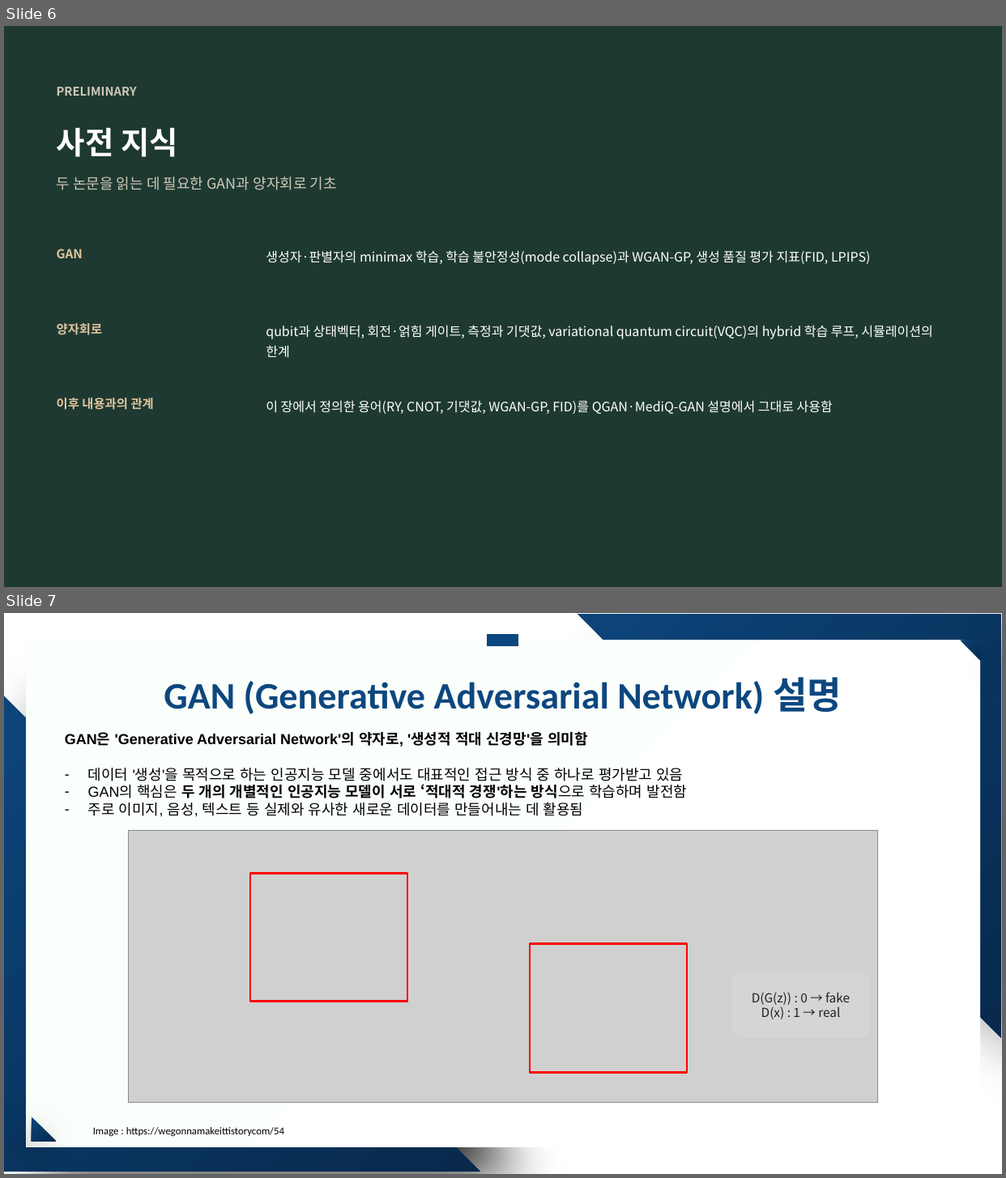
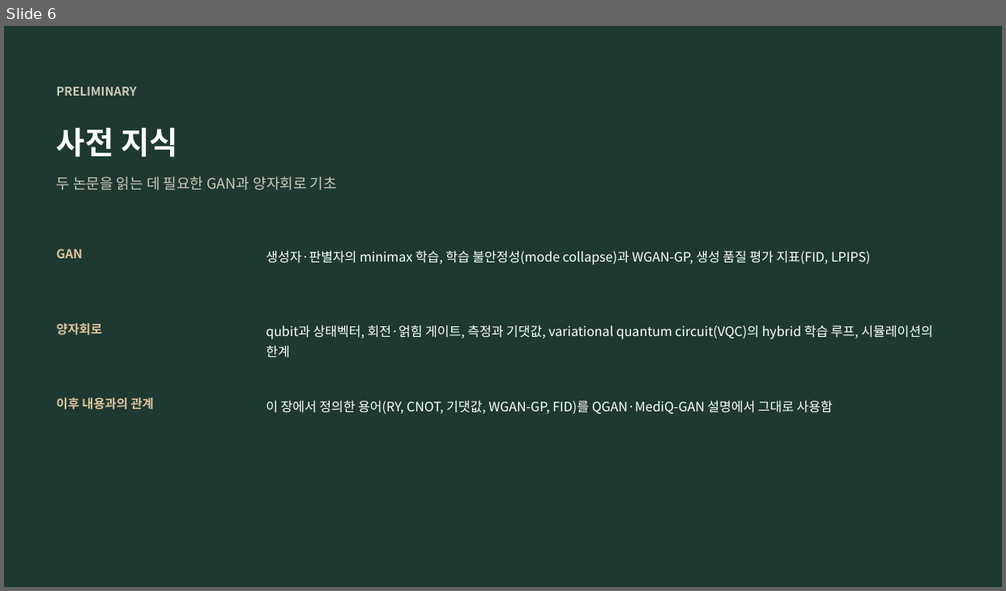
Before and after one commit to hyunhp/skin_disease_qml, a slide deck: practice/day1_slides/day1_theory_slides.pptx. Shown one above the other, each under a label of ours: slides 6 and 7 before the commit, slide 6 after it. The pictures are 1006x1178 and 1006x591 pixels, drawn with LibreOffice and Linux fonts; fonts in the diff are those of the drawing; grey boxes stand for pictures. Boxes give left, top, right and bottom in pixels: in the first picture for what was removed or moved away, otherwise in the second. Text is boxed around its words. In the diff, an @@ line names an element or a change of style, - is before the commit and + after.

```diff
--- a/practice/day1_slides/day1_theory_slides.pptx
+++ b/practice/day1_slides/day1_theory_slides.pptx
@@ slide 7 removed at (4, 613, 1002, 1174), background #FFFFFF @@
@@ triangle removed at (577, 614, 1001, 1037) @@
@@ rounded rectangle removed at (26, 640, 980, 1148) @@
@@ line removed from (488, 640) to (519, 640) @@
@@ triangle removed at (960, 640, 980, 660) @@
@@ title removed at (57, 671, 948, 717) @@
-GAN (Generative Adversarial Network) 설명
@@ triangle removed at (4, 696, 480, 1172) @@
@@ text removed at (65, 732, 687, 817) @@
-GAN은 'Generative Adversarial Network'의 약자로, '생성적 적대 신경망'을 의미함
-– 데이터 '생성'을 목적으로 하는 인공지능 모델 중에서도 대표적인 접근 방식 중 하나로 평가받고 있음
-– GAN의 핵심은 두 개의 개별적인 인공지능 모델이 서로 ‘적대적 경쟁'하는 방식으로 학습하며 발전함
-– 주로 이미지, 음성, 텍스트 등 실제와 유사한 새로운 데이터를 만들어내는 데 활용됨
@@ picture removed at (128, 831, 879, 1102) @@
@@ rectangle removed at (250, 874, 407, 1002) @@
@@ rectangle removed at (530, 944, 687, 1072) @@
@@ text removed at (752, 992, 850, 1020) @@
-D(G(z)) : 0 → fake
-D(x) : 1 → real
@@ triangle removed at (32, 1118, 56, 1142) @@
@@ text removed at (93, 1127, 284, 1137) @@
-Image : https://wegonnamakeittistorycom/54
```
Also in this commit, not shown: 1 slide changed, 3 slides added, 2 other slides removed, 9 other files.
